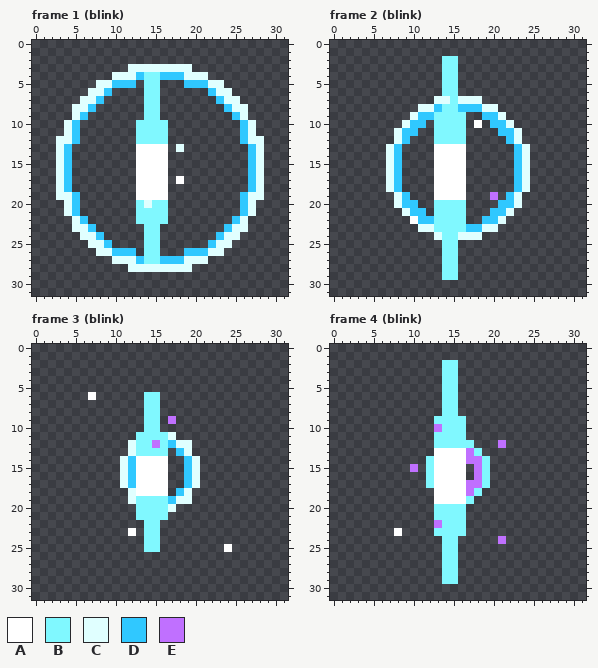
Pixel-art file: projects/007_survivors/art/fx_blink.aseprite. The first picture shows the starting point.
32x32 pixels, 6 frames. Shown: frame 1 (blink), frame 2 (blink), frame 3 (blink), frame 4 (blink). The commit also changed other frames, which this record leaves out.
Palette (. is transparent): A #ffffff  B #80f8ff  C #e0ffff  D #30c8ff  E #c070ff
The result:
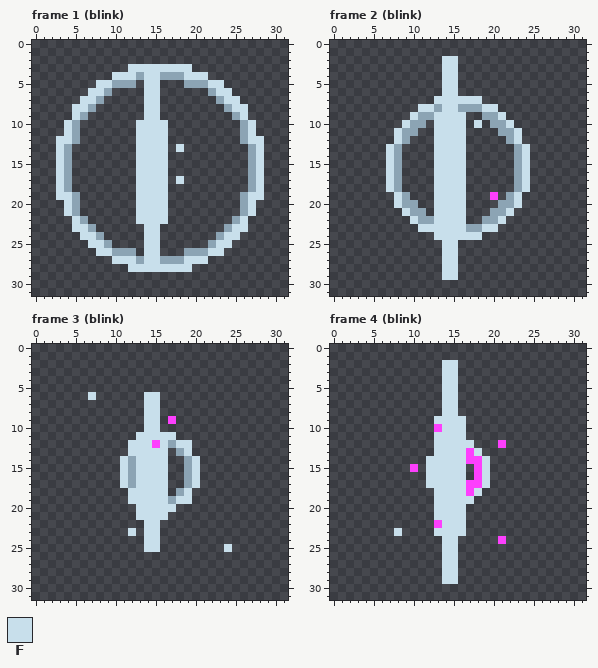
Colours new in this view: F #c8dfeb
Change:
colour D: #30c8ff -> #8ca4b4
colour E: #c070ff -> #fd3ffd
Changed rows in their new state; - is a pixel that keeps its letter.
Frame 1 (blink):
first column x 3:
 3 ---------FFFFFFFF---------
 4 -------FFF-FF---FFF-------
 5 -----FF----FF------FF-----
 6 ----FF-----FF-------FF----
 7 ---FF------FF--------FF---
 8 --FF-------FF---------FF--
 9 --F--------FF----------F--
10 -F--------FFFF----------F-
11 -F--------FFFF----------F-
12 FF--------FFFF----------FF
13 F---------FFFF-F---------F
14 F---------FFFF-----------F
15 F---------FFFF-----------F
16 F---------FFFF-----------F
17 F---------FFFF-F---------F
18 F---------FFFF-----------F
19 FF--------FFFF----------FF
20 -F--------FFFF----------F-
21 -F--------FFFF----------F-
22 --F-------FFFF---------F--
23 --FF-------FF---------FF--
24 ---FF------FF--------FF---
25 ----FF-----FF-------FF----
26 -----FF----FF------FF-----
27 -------FFF-FF---FFF-------
28 ---------FFFFFFFF---------
Frame 2 (blink):
first column x 7:
 2 -------FF---------
 3 -------FF---------
 4 -------FF---------
 5 -------FF---------
 6 -------FF---------
 7 ------FFFFFF------
 8 ----FF-FF---FF----
 9 ---F--FFFF----F---
10 --F---FFFF-F---F--
11 -F----FFFF------F-
12 -F----FFFF------F-
13 F-----FFFF-------F
14 F-----FFFF-------F
15 F-----FFFF-------F
16 F-----FFFF-------F
17 F-----FFFF-------F
18 F-----FFFF-------F
19 -F----FFFF------F-
20 -F----FFFF------F-
21 --F---FFFF-----F--
22 ---F--FFFF----F---
23 ----FFFFFF--FF----
24 ------FFFFFF------
25 -------FF---------
26 -------FF---------
27 -------FF---------
28 -------FF---------
29 -------FF---------
Frame 3 (blink):
first column x 7:
 6 F------FF---------
 7 -------FF---------
 8 -------FF---------
 9 -------FF---------
10 -------FF---------
11 ------FFFFF-------
12 -----FFF-F-FF-----
13 -----FFFFF--F-----
14 ----F-FFFF---F----
15 ----F-FFFF---F----
16 ----F-FFFF---F----
17 ----F-FFFF---F----
18 -----FFFFF--F-----
19 -----FFFFF-FF-----
20 ------FFFFF-------
21 ------FFFF--------
22 -------FF---------
23 -----F-FF---------
24 -------FF---------
25 -------FF--------F
Frame 4 (blink):
first column x 8:
 2 ------FF----
 3 ------FF----
 4 ------FF----
 5 ------FF----
 6 ------FF----
 7 ------FF----
 8 ------FF----
 9 -----FFFF---
10 ------FFF---
11 -----FFFF---
12 -----FFFFF--
13 -----FFFF-F-
14 ----FFFFF--F
15 ----FFFFF--F
16 ----FFFFF--F
17 ----FFFFF--F
18 -----FFFF-F-
19 -----FFFFF--
20 -----FFFF---
21 -----FFFF---
22 ------FFF---
23 F----FFFF---
24 ------FF----
25 ------FF----
26 ------FF----
27 ------FF----
28 ------FF----
29 ------FF----
Pixel boxes of the changes (left, top, right, bottom) in both pictures:
changed: (56, 64, 264, 272)
changed: (386, 56, 530, 280)
changed: (88, 392, 96, 400)
changed: (120, 392, 200, 552)
changed: (224, 544, 232, 552)
changed: (410, 360, 506, 584)
changed: (394, 528, 402, 536)
